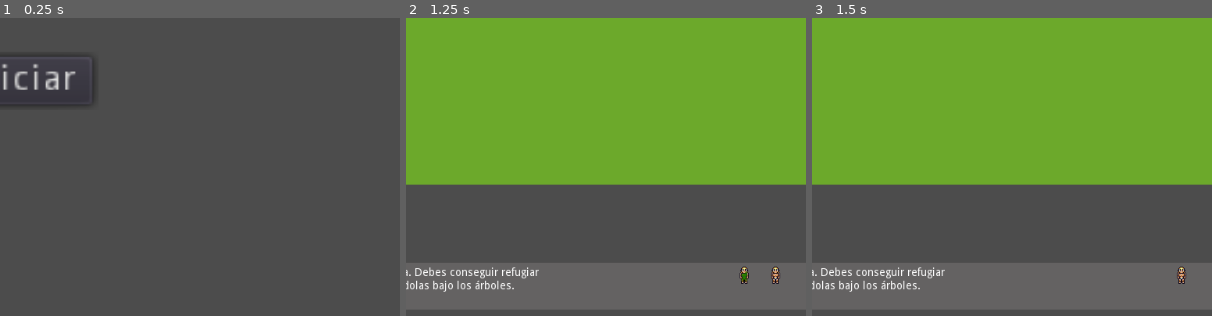
Above: before the commit, frames 1-3 (left to right).
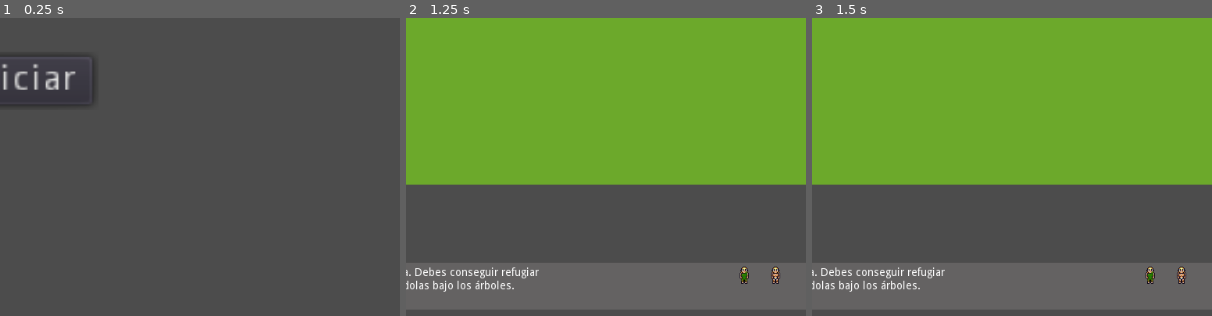
Above: after the commit, the same moments.

Repository: ZLean78/TheStoneAge
Game: Godot game, scene res://Scenes/Menu/Menu.tscn
The game is run twice, just before and just after one commit, with the same random seed, the same clock (stepped at 60 frames per second) and the same inputs.
Inputs (mouse positions are % of the whole screen's width and height, from its top left):
- Up to frame 1 (0.25 s): no input
- Up to frame 2 (1.25 s): click "Iniciar" at 0.5 s
- Up to frame 3 (1.5 s): click (92, 94) at 1.25 s
The pictures show only the part of the screen within x 50-100%, y 50-100%; the shares and areas given below are measured in that part.

Frames 1-2 are identical in both runs. In frame 3, 0.1% of the frame differs, in the area x 83-86%, y 83-90%.
Error in both runs: Attempt to call function 'get_node' in base 'null instance' on a null instance. (res://Scenes/Unit/Unit.gd:8)

Commit message:
Trabajo Principal The Stone Age
Corregida la función de vestir

Diff:
--- a/ZarateLeandro_Trabajo_Final_Programacion_III_The_Stone_Age_0_1/Scenes/Game/Game.gd
+++ b/ZarateLeandro_Trabajo_Final_Programacion_III_The_Stone_Age_0_1/Scenes/Game/Game.gd
@@ -4,6 +4,7 @@
 var food_points = 15
 var leaves_points = 0;
 var its_raining = false
+var group_dressed = false
 
 onready var game_screen = $GameScreen
 onready var panel = $Panel
@@ -55,6 +56,9 @@
 	the_canvas._set_food_points(int(food_points))
 	the_canvas._set_leaves_points(int(leaves_points))
 	camera2d_1._set_its_raining(its_raining)
+	if(group_dressed):
+		_dress_units()
+
 	for a_unit in all_units:
 
 		a_unit.position.x = clamp(a_unit.position.x,0,screensize.x)
@@ -79,10 +83,10 @@
 		all_units.append(new_Unit)
 
 func _dress_units():
-	if leaves_points >=60:
-		for a_unit in all_units:
-			if(!a_unit.is_dressed):
-				a_unit.is_dressed = true;
+	for a_unit in all_units:
+		if(!a_unit.is_dressed):
+			a_unit.is_dressed = true;
+
 
 
 func _collect_food():
@@ -118,7 +122,10 @@
 			if(its_raining && !a_unit.fruit_tree_touching && !all_units.size()==0):
 				var the_unit = all_units[all_units.find(a_unit,0)]
 				if(the_unit.energy_points>0):
-					the_unit.energy_points-=1
+					if(!the_unit.is_dressed):
+						the_unit.energy_points-=3
+					else:
+						the_unit.energy_points-=1
 					the_unit.get_child(4)._decrease_energy()
 				else:
 					the_unit.deselect()
@@ -131,7 +138,7 @@
 
 			elif(its_raining && a_unit.fruit_tree_touching):
 				var the_unit = all_units[all_units.find(a_unit,0)]
-				if(the_unit.energy_points<30):
+				if(the_unit.energy_points<100):
 					the_unit.energy_points+=1
 					the_unit.get_child(4)._increase_energy()
 	if(all_units.size()==0 && food_points<15):
@@ -169,5 +176,6 @@
 
 
 func _on_AddClothes_pressed():
-	_dress_units()
-	add_clothes.visible = false
+	if leaves_points >=70:
+		group_dressed = true
+		add_clothes.visible = false
--- a/ZarateLeandro_Trabajo_Final_Programacion_III_The_Stone_Age_0_1/Scenes/Unit/Unit.gd
+++ b/ZarateLeandro_Trabajo_Final_Programacion_III_The_Stone_Age_0_1/Scenes/Unit/Unit.gd
@@ -9,7 +9,7 @@
 onready var health = MAX_HEALTH
 
 var food_points = 0
-var energy_points = 30
+var energy_points = 100
 var dragging = true
 
 var is_flipped = false
